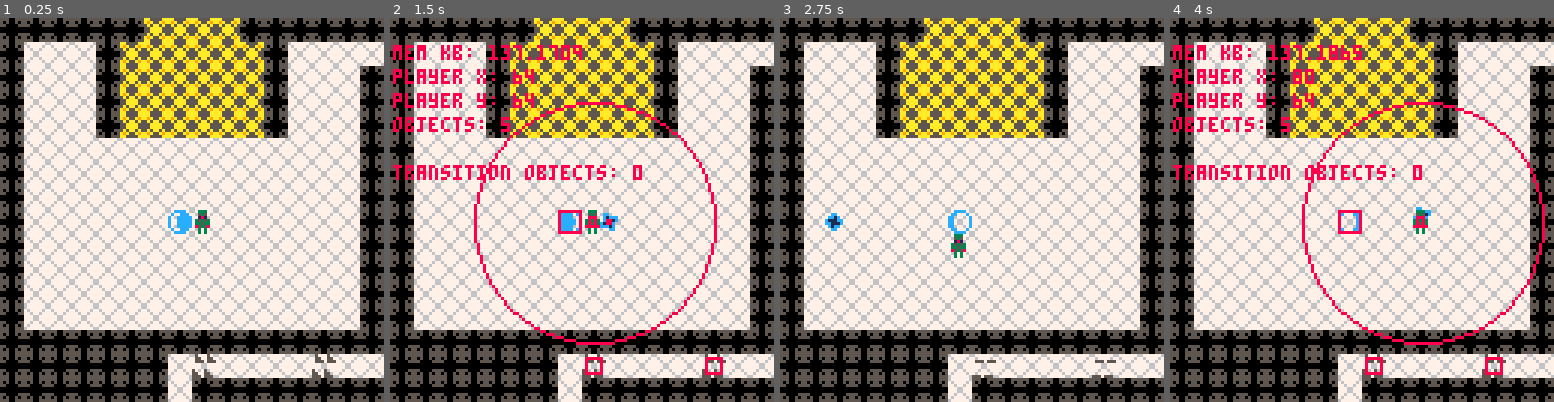
Above: before the commit, frames 1-4 (left to right).
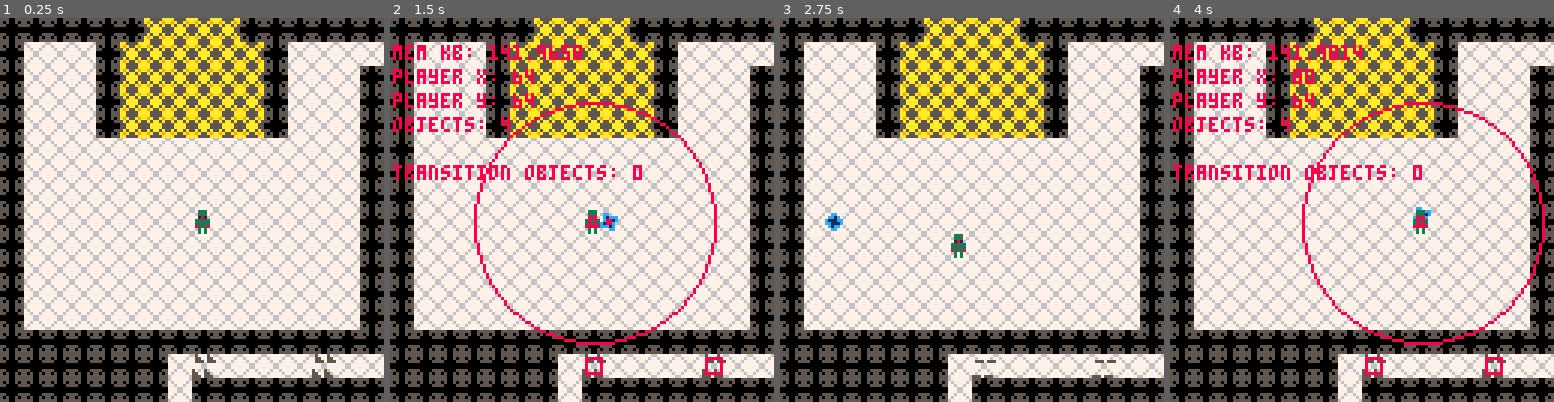
Above: after the commit, the same moments.

Repository: rledford/pico-door
Game: PICO-8 cartridge door.p8
The game is run twice, just before and just after one commit, with the same random seed, the same clock (stepped at 60 frames per second) and the same inputs.
Inputs:
- Up to frame 1 (0.25 s): no input
- Up to frame 2 (1.5 s): tap O (Z key) at 0.33, 0.7, 1.43 s; tap X (X key) at 1.07 s
- Up to frame 3 (2.75 s): hold Left 1.97-2.37 s; tap X (X key) at 2.07, 2.4, 2.73 s; tap O (Z key) at 2.22 s; hold Down from 2.42 s (still down)
- Up to frame 4 (4 s): release Down at 2.82 s; hold Right 2.87-3.53 s; tap X (X key) at 3.07, 3.4, 3.73 s; tap O (Z key) at 3.1, 3.98 s; hold Up from 3.58 s (still down)

The runs differ from the first frame. In frame 1, 0.2% of the frame differs, in the area x 43-50%, y 50-57%; in frame 2, 0.6%, in the area x 28-50%, y 7-57%; in frame 3, 0.2%; in frame 4, 0.5%.

Commit message:
Add portals that fast-travel player to and from main room.

Diff:
--- a/door.p8
+++ b/door.p8
@@ -28,7 +28,7 @@
 -- [x] make doors do hurt-flash
 -- [x] add player death screen with restart option
 -- [x] add wall projectile traps activated by floor tiles (hits player and enemies)
--- [] add portals to port back to main room (and back to room ported from)
+-- [x] add portals to port back to main room (and back to room ported from)
 -- [] add projectiles use palette
 -- [] add doors require matching color palette to destroy (room x + y <= palette?)
 -- [] add health pickup
@@ -93,11 +93,13 @@
 SPIKE_TILE = 4
 ENEMY_SPAWN_TILE = 6
 TRAP_TILE = 19
+PORTAL_TILE = 21
 
 -- globals --
 -------------
 
 room = {x=0,y=0}
+last_portal_used = {room={x=0,y=0},pos={0,0}}
 camera_pos = {x=0,y=0}
 camera_spd = 4
 objects = {}
@@ -123,8 +125,7 @@
 function _init()
 	cls()
 	player = init_object(player_type, 64, 64)
-	init_object(portal_type, 56, 64)
-	end_room_transition(0,0)
+	start_room_transition(0,0)
 	update_fn = game_update
 end
 
@@ -674,6 +675,9 @@
 			this.current_frame += this.frame_step
 		end
 	end,
+	on_activate=function(this)
+		start_portal_transition(this)
+	end,
 	draw=function(this)
 		spr(this.frames[this.current_frame], this.x, this.y, 1, 1, this.frame_step == -1)
 	end
@@ -1100,10 +1104,6 @@
 -----------
 
 function start_room_transition(x_index, y_index)
-	if x_index == room.x and y_index == room.y then
-		return
-	end
-
 	foreach(objects, function(obj)
 		if obj.type ~= player_type then
 			add(transition_objects, obj)
@@ -1111,10 +1111,34 @@
 		end
 	end)
 
+
 	is_room_transition = true
 	room.x = x_index
 	room.y = y_index
 	update_fn = update_room_transition
+
+	local tile_type
+	local tx = 0
+	local ty = 0
+	for c=x_index*SCREEN_TILES,x_index*SCREEN_TILES+SCREEN_TILES-1 do
+		for r=y_index*SCREEN_TILES,y_index*SCREEN_TILES+SCREEN_TILES-1 do
+			tx = c*TILE_SIZE
+			ty = r*TILE_SIZE
+			tile_type = mget(c,r)
+			if tile_type == DOOR_TILE then
+				init_object(door_type, tx, ty)
+			elseif tile_type == ENEMY_SPAWN_TILE then
+				make_enemy_spawn_point(tx,ty, {eye_type,fang_type,bug_type, skull_type}, 100)
+			elseif tile_type == SPIKE_TILE then
+				init_object(spike_type, tx, ty)
+			elseif tile_type == TRAP_TILE then
+				init_object(trap_type, tx, ty)
+			elseif tile_type == PORTAL_TILE then
+				mset(c, r, FLOOR_TILE)
+				init_object(portal_type, tx, ty)
+			end
+		end
+	end
 	-- load next room
 end
 
@@ -1146,24 +1170,51 @@
 		del(transition_objects, transition_obj)
 		if transition_obj.type == door_type then
 			mset(transition_obj.x/TILE_SIZE,transition_obj.y/TILE_SIZE,DOOR_TILE)
-		end
-	end
-
-	local tile_type
-	for c=room.x*SCREEN_TILES,room.x*SCREEN_TILES+SCREEN_TILES-1 do
-		for r=room.y*SCREEN_TILES,room.y*SCREEN_TILES+SCREEN_TILES-1 do
-			tile_type = mget(c,r)
-			if tile_type == DOOR_TILE then
-				init_object(door_type, c*TILE_SIZE, r*TILE_SIZE)
-			elseif tile_type == ENEMY_SPAWN_TILE then
-				make_enemy_spawn_point(c*TILE_SIZE,r*TILE_SIZE, {eye_type,fang_type,bug_type, skull_type}, 100)
-			elseif tile_type == SPIKE_TILE then
-				init_object(spike_type, c*TILE_SIZE, r*TILE_SIZE)
-			elseif tile_type == TRAP_TILE then
-				test = init_object(trap_type, c*TILE_SIZE, r*TILE_SIZE)
-			end
-		end
-	end
+		elseif transition_obj.type == portal_type then
+			mset(transition_obj.x/TILE_SIZE,transition_obj.y/TILE_SIZE,PORTAL_TILE)
+		end
+	end
+end
+
+function start_portal_transition(portal)
+	if room.x == 0 and room.y == 0 then
+		-- leaving main room
+		local open_pos = get_open_pos_next_to(last_portal_used.pos.x, last_portal_used.pos.y)
+		room.x = last_portal_used.room.x
+		room.y = last_portal_used.room.y
+		camera_pos.x = last_portal_used.room.x * 128
+		camera_pos.y = last_portal_used.room.y * 128
+		player.x = open_pos.x
+		player.y = open_pos.y
+		player.moves = {}
+		destroy_object(portal)
+		start_room_transition(room.x, room.y)
+	else
+		-- entering main room
+		last_portal_used.room.x = room.x
+		last_portal_used.room.y = room.y
+		last_portal_used.pos.x = portal.x
+		last_portal_used.pos.y = portal.y
+		room.x = 0
+		room.y = 0
+		camera_pos.x = 0
+		camera_pos.y = 0
+		player.x = 64
+		player.y = 64
+		player.moves = {}
+		start_room_transition(room.x, room.y)
+		init_object(portal_type, 56, 64)
+	end
+	camera(camera_pos.x, camera_pos.y)
+	end_room_transition()
+end
+
+function update_portal_transition()
+	end_portal_transition()
+end
+
+function end_portal_transition()
+	end_room_transition()
 end
 
 -- death --
@@ -1207,6 +1258,22 @@
 
 -- utils --
 -----------
+
+function get_open_pos_next_to(x, y)
+	local c = flr(x/TILE_SIZE)
+	local r = flr(y/TILE_SIZE)
+	if fget(mget(c+1,r)) == 0 then
+		return {x=x+TILE_SIZE,y=y}
+	elseif fget(mget(c,r+1)) == 0 then
+		return {x=x,y=y+TILE_SIZE}
+	elseif fget(mget(c-1,r)) == 0 then
+		return {x=x-TILE_SIZE,y=y}
+	elseif fget(mget(c,r-1)) == 0 then
+		return {x=x,y=y-TILE_SIZE}
+	else
+		return {x=x,y=y}
+	end
+end
 
 function is_move_to_next_room(x,y)
 	return x > room.x * SCREEN_SIZE + SCREEN_SIZE - 1 or
@@ -1433,7 +1500,7 @@
 0102020202020202020202020202020101020202060402040602020201020201000000000000000000000000000000000000000000000000000000000000000000000000000000000000000000000000000000000000000000000000000000000000000000000000000000000000000000000000000000000000000000000000
 0102020202020202020202020202020101020202020204020202020201020201000000000000000000000000000000000000000000000000000000000000000000000000000000000000000000000000000000000000000000000000000000000000000000000000000000000000000000000000000000000000000000000000
 0102020202020202020202020202020101020202020202020202020201020201000000000000000000000000000000000000000000000000000000000000000000000000000000000000000000000000000000000000000000000000000000000000000000000000000000000000000000000000000000000000000000000000
-0102020202020202020202020202020101020202020202020202020201020201000000000000000000000000000000000000000000000000000000000000000000000000000000000000000000000000000000000000000000000000000000000000000000000000000000000000000000000000000000000000000000000000
+0102020202020202020202020202020101020202020202020202020201021501000000000000000000000000000000000000000000000000000000000000000000000000000000000000000000000000000000000000000000000000000000000000000000000000000000000000000000000000000000000000000000000000
 0102020202020202020202020202020101020202020202020202020203131301000000000000000000000000000000000000000000000000000000000000000000000000000000000000000000000000000000000000000000000000000000000000000000000000000000000000000000000000000000000000000000000000
 0101010101010101010101010101010101020202060202020202020201020201000000000000000000000000000000000000000000000000000000000000000000000000000000000000000000000000000000000000000000000000000000000000000000000000000000000000000000000000000000000000000000000000
 0101010101010102040202020204020202130202020202020202020201020201000000000000000000000000000000000000000000000000000000000000000000000000000000000000000000000000000000000000000000000000000000000000000000000000000000000000000000000000000000000000000000000000
